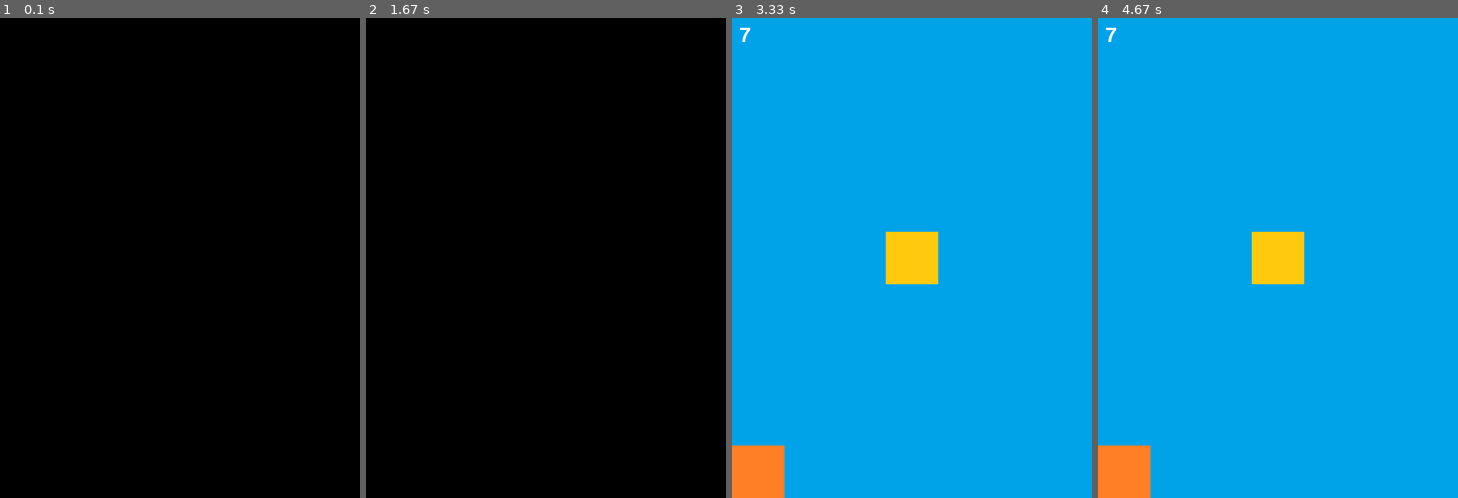
Above: before the commit, frames 1-4 (left to right).
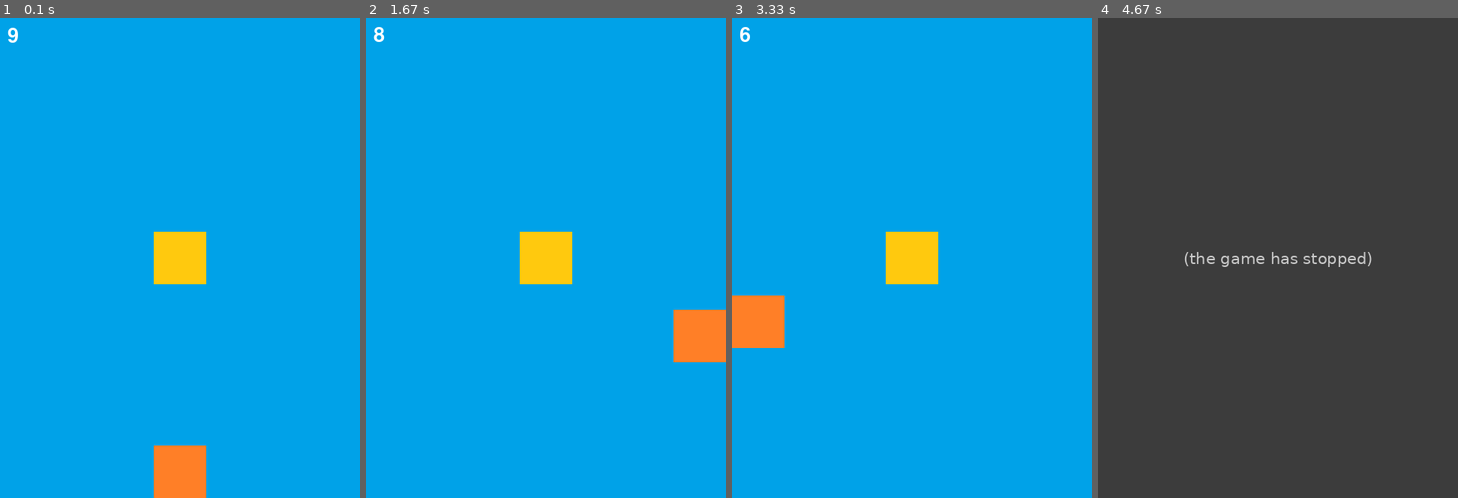
Above: after the commit, the same moments.

Repository: YYJ0311/Study
Game: pygame game, started from PythonWorkspace/pygame_basic/7_text.py
Same seed, same stepped clock (60 frames per second), same inputs: the game is played once before the commit and once after it.
Inputs:
- Up to frame 1 (0.1 s): no input
- Up to frame 2 (1.67 s): hold Right 0.33-0.8 s; hold Up 0.83-1.13 s
- Up to frame 3 (3.33 s): hold Left 1.67-2.2 s; hold Down 2.23-2.53 s; hold Left 2.57-2.97 s; hold Up from 3 s (still down)
- Up to frame 4 (4.67 s): release Up at 3.37 s; hold Right 3.4-4.03 s

The runs differ from the first frame. In frame 1, 100% of the frame differs, in the area x 0-100%, y 0-100%; in frame 2, 100%; in frame 3, 3.3%; in frame 4, 100%.
After the commit the program exited at 4.6 s; later frames show no game.

Commit message:
fix : 1012 python ing

Diff:
--- a/PythonWorkspace/pygame_basic/7_text.py
+++ b/PythonWorkspace/pygame_basic/7_text.py
@@ -100,28 +100,32 @@
     # 충돌 체크
     if character_rect.colliderect(enemy_rect):
         print("충돌했어요")
-        running = False # 게임 종료
+        running = False
 
-    # 화면에 표시
+
     screen.blit(background, (0, 0))
     screen.blit(character, (character_x_pos, character_y_pos))
 
     screen.blit(enemy, (enemy_x_pos, enemy_y_pos))
 
-    # 타이머 넣기, 경과시간 계산
-    elapsed_time = (pygame.time.get_ticks() - start_ticks) / 1000 # 경과시간을 1000으로 나누어서 초 단위로 표시
+    # 타이머
+    # 경과 시간 계산
+    elapsed_time = (pygame.time.get_ticks() - start_ticks) / 1000 # 밀리세컨드 -> 초 변환
 
-    timer = game_font.render(str(int(total_time - elapsed_time)), True, (255, 255, 255)) # 남은 시간. 밀리세컨드를 자르기 위해 int 타입 사용. 다시 string으로 바꿔서 문자형으로 사용. 출력할 글자/True/글자색상
-    screen.blit(timer, (10, 10))
-        # 만약 시간이 0 이하이면 게임 종료
+    timer = game_font.render(str(int(total_time - elapsed_time)), True, (255, 255, 255))
+    # 소수점 제거를 위해 int형으로 변환, render에서 문자를 받아야하기 때문에 str 변환
+
+    screen.blit(timer, (10, 10)) # 좌상단에서 10, 10만큼 떨어져서 그림
+
+    # 시간이 0 이하이면 게임 종료
     if total_time - elapsed_time <= 0:
         print("타임아웃")
         running = False
-        # 잠시 대기
-    pygame.time.delay(2000) # 2초 대기(ms) 후 종료됨
 
     pygame.display.update()
 
+# 잠시 대기
+pygame.time.delay(1000) # 1초 대기
 
 # pygame 종료
 pygame.quit()
--- a/PythonWorkspace/pygame_quiz/falling_poop.py
+++ b/PythonWorkspace/pygame_quiz/falling_poop.py
@@ -116,9 +116,8 @@
         # 만약 시간이 0 이하이면 게임 종료
     if total_time - elapsed_time <= 0:
         print("타임아웃")
+        pygame.time.delay(1000)
         running = False
-
-    pygame.time.delay(2000)
 
     pygame.display.update()
 
